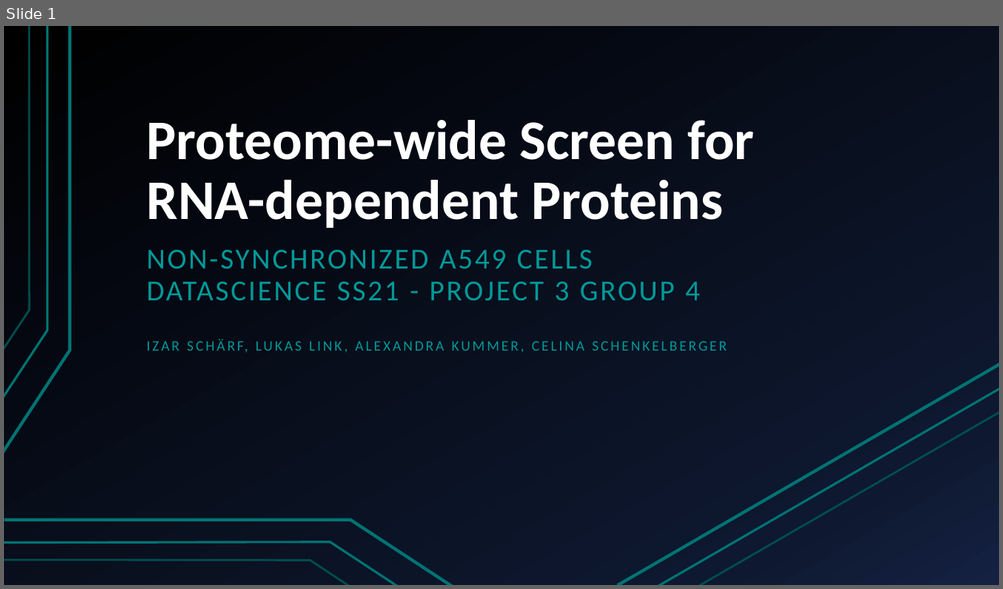
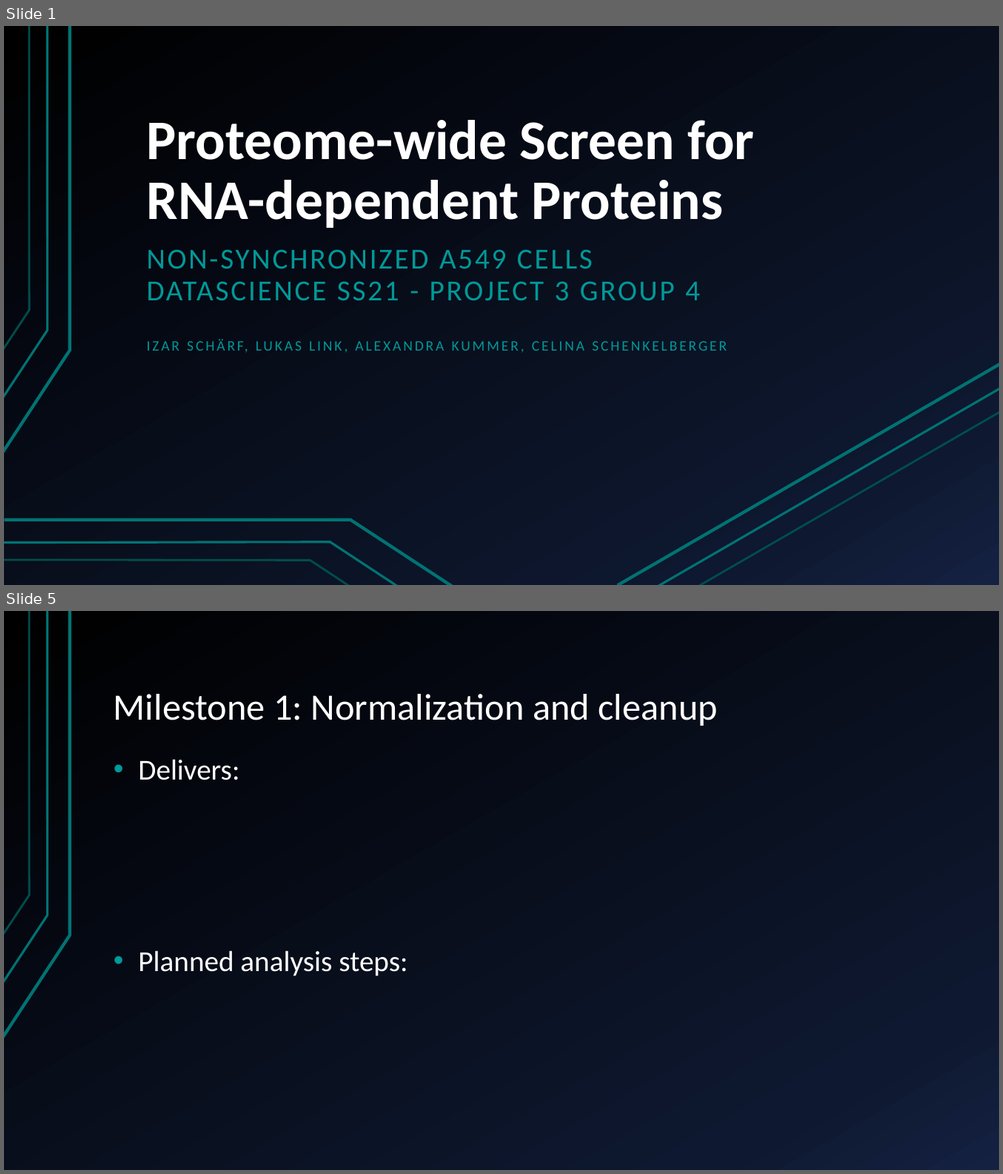
Before and after one commit to AlexandraKummer/2021-topic-03-team-04, a slide deck: Project proposal.pptx. Shown one above the other, each under a label of ours: slide 1 before the commit, slides 1 and 5 after it; the slides between them are not shown. The pictures are 1003x589 and 1003x1174 pixels, drawn with LibreOffice and Linux fonts; fonts in the diff are those of the drawing. Boxes give left, top, right and bottom in pixels: in the first picture for what was removed or moved away, otherwise in the second. Text is boxed around its words. In the diff, an @@ line names an element or a change of style, - is before the commit and + after.

```diff
--- a/Project proposal.pptx
+++ b/Project proposal.pptx
@@ slide 5 added at [4, 611, 999, 1170], background gradient #000000 to #0F1931 to #142242; not listed: 3 template elements that a slide beside it also shows @@
@@ title added at [114, 694, 717, 726], 36 pt, text #FFFFFF @@
+Milestone 1: Normalization and cleanup
@@ text added at [138, 759, 407, 977], 28 pt, text #FFFFFF @@
+• Delivers:
+• Planned analysis steps:
```
Also in this commit, not shown: 4 slides changed, 6 other slides added, 6 slides removed.
